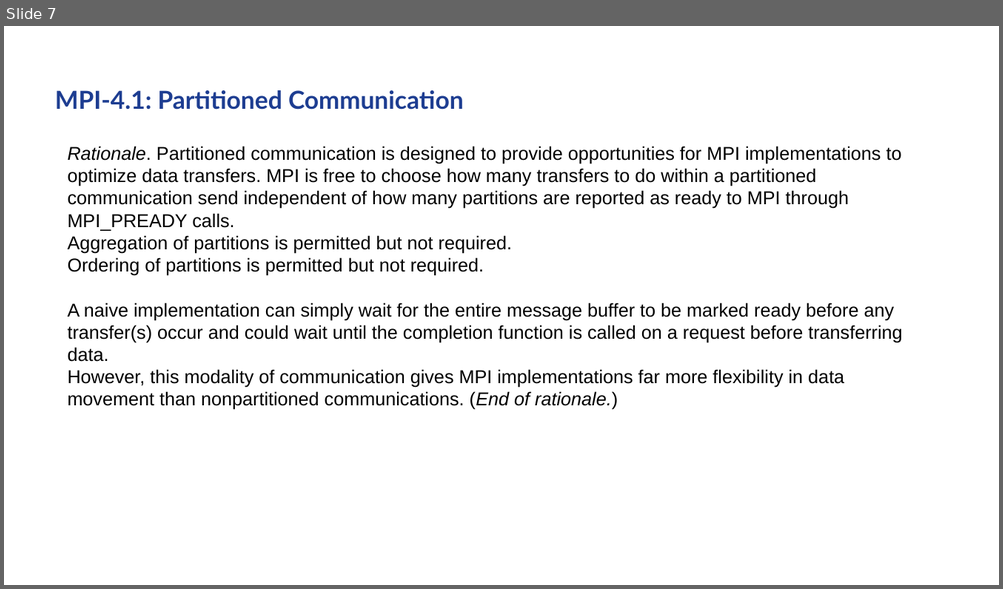
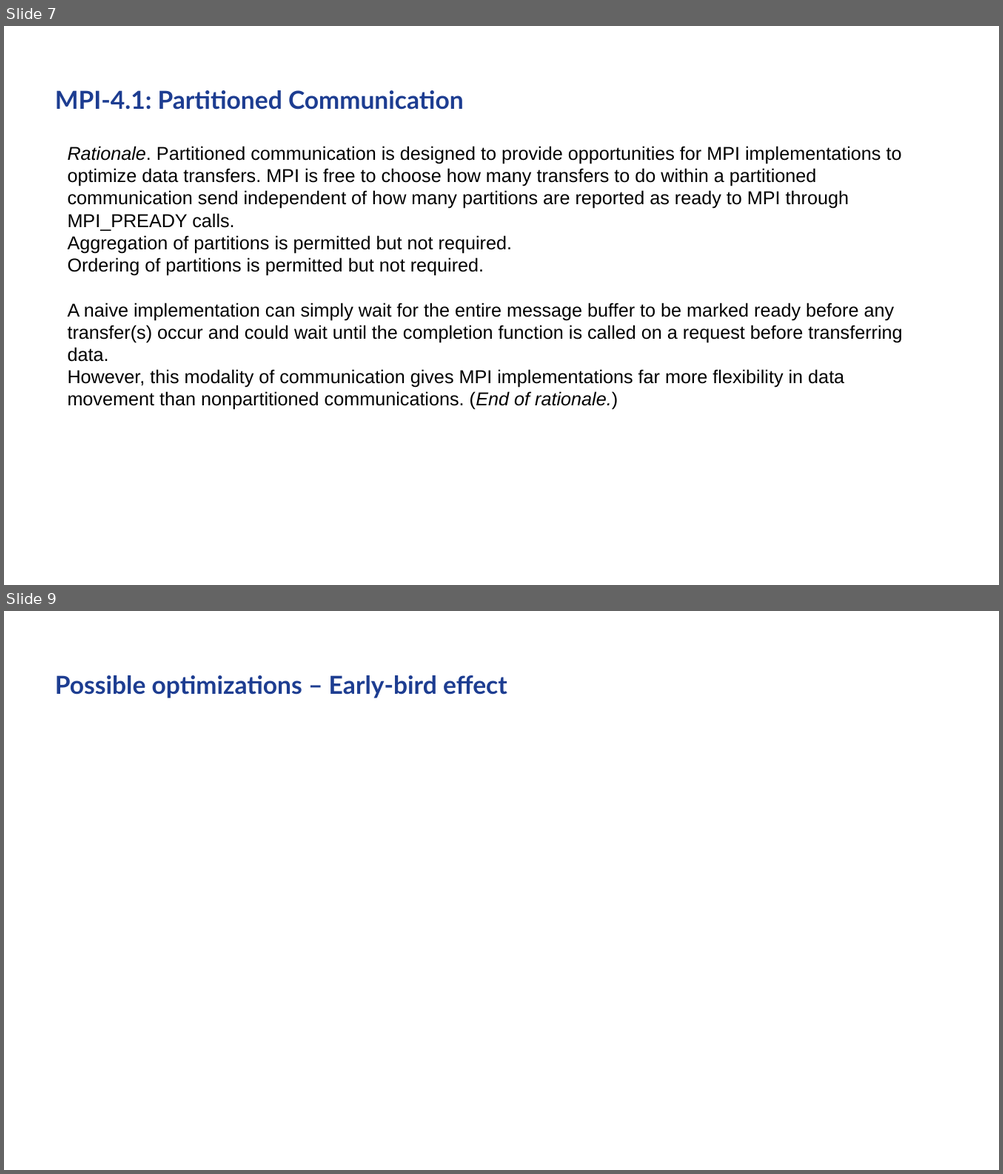
Before and after one commit to AxelSchneewind/mpi-benchmark, a slide deck: presentation/presentation-partitioned-progress.pptx. Shown one above the other, each under a label of ours: slide 7 before the commit, slides 7 and 9 after it; the slides between them are not shown. The pictures are 1003x589 and 1003x1174 pixels, drawn with LibreOffice and Linux fonts; fonts in the diff are those of the drawing; background and template pictures are left out. Boxes give left, top, right and bottom in pixels: in the first picture for what was removed or moved away, otherwise in the second. Text is boxed around its words. In the diff, an @@ line names an element or a change of style, - is before the commit and + after.

```diff
--- a/presentation/presentation-partitioned-progress.pptx
+++ b/presentation/presentation-partitioned-progress.pptx
@@ slide 9 added at bbox=[4, 611, 999, 1170], background picture (left out) @@
@@ title added at bbox=[55, 675, 507, 698], 24 pt, text #1D3D91, bold @@
+Possible optimizations – Early-bird effect
```
Also in this commit, not shown: 4 slides changed, 4 other slides added, 2 slides removed.
